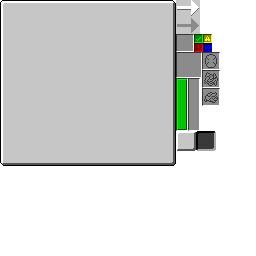
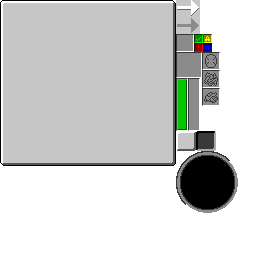
Layered file, before and after one edit (256 × 256). Changes by layer:
added layer "rift_view" above "progress_full" over (176, 151, 238, 213)
